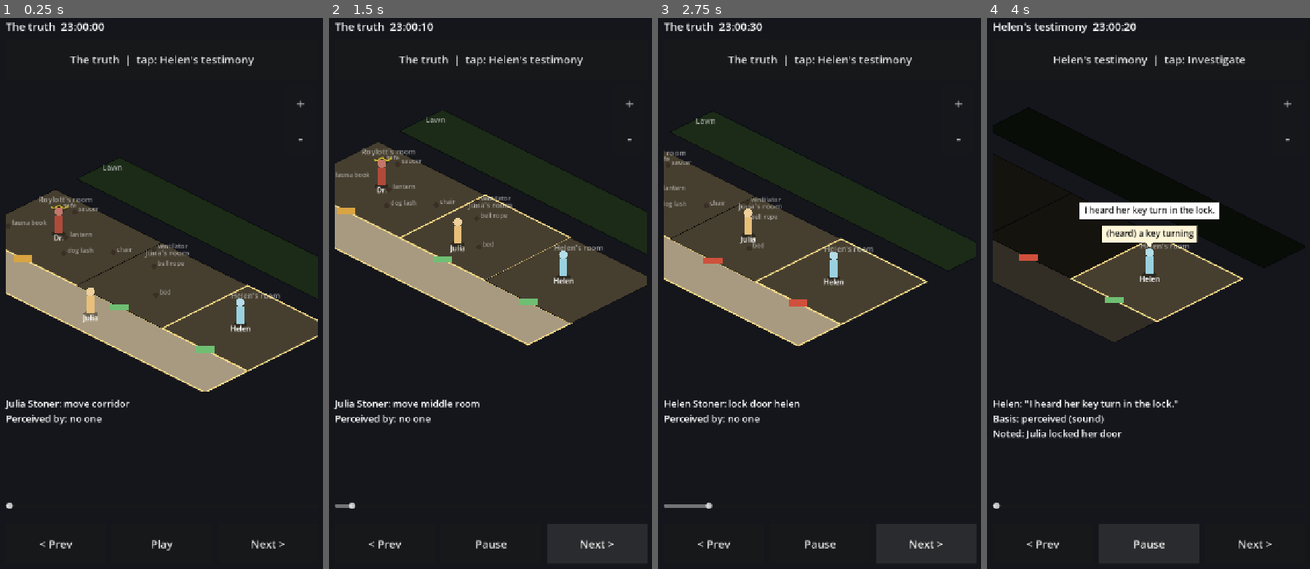
Above: before the commit, frames 1-4 (left to right).
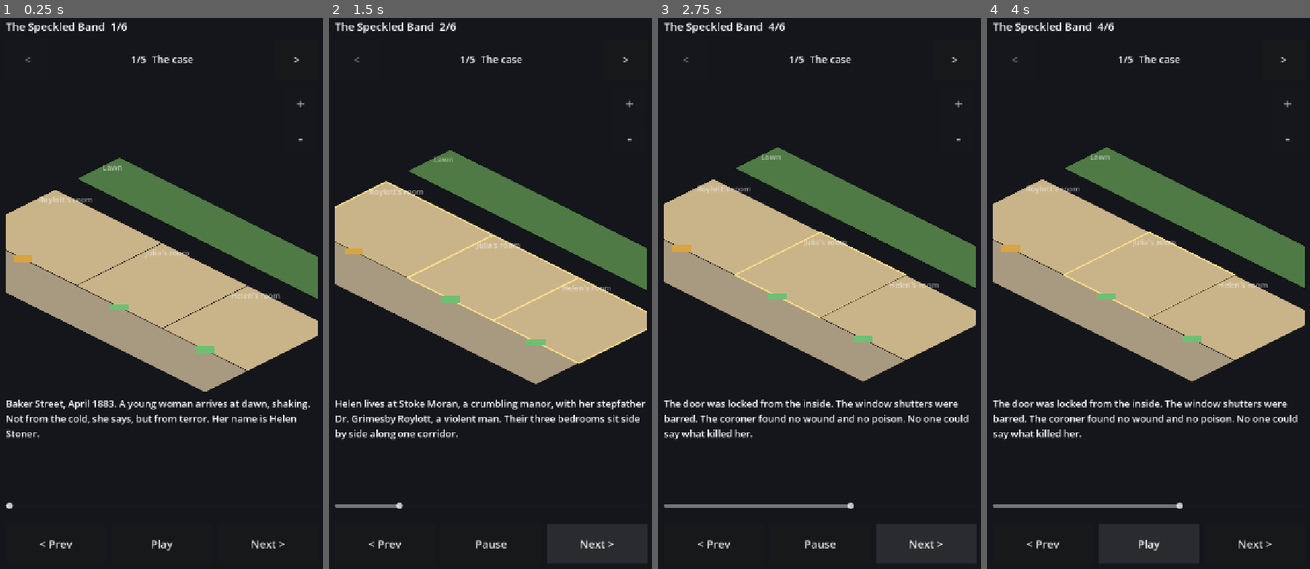
Above: after the commit, the same moments.

Repository: bsmmoon/game-4
Game: Godot game, scene res://main.tscn
Same seed, same stepped clock (60 frames per second), same inputs: the game is played once before the commit and once after it.
Inputs (mouse positions are in pixels of both pictures, inside the frame that each line leads up to):
- Up to frame 1 (0.25 s): no input
- Up to frame 2 (1.5 s): click "Play" at 0.5 s; click "Next >" at 1.25 s
- Up to frame 3 (2.75 s): click "Next >" at 2 s
- Up to frame 4 (4 s): click (1148, 62) at 2.75 s, where only the run before the commit has a clickable "The truth | tap: Helen's test…"; click "Play" (after the commit: "Pause") at 3.5 s

The runs differ from the first frame. In frame 1, 21% of the frame differs, in the area x 1-99%, y 0-77%; in frame 2, 30%, in the area x 1-99%, y 0-90%; in frame 3, 24%; in frame 4, 28%.

Commit message:
Case briefing as the first tab; tabs step both ways, Truth moved last
- case.json: briefing pages (client's story, focus rooms)
- main.gd: brief mode, linear tab bar with < and >, no wrapping
- tests/test_tabs.gd: opening tab, order, ends don't wrap
- docs: briefing section

Co-Authored-By: Claude Opus 5.5 <noreply@anthropic.com>

Diff:
--- a/cases/speckled-band/case.json
+++ b/cases/speckled-band/case.json
@@ -6,6 +6,14 @@
     "format_version": "0.1-proto",
     "scope": "Prototype subset: the night of Julia's death only."
   },
+  "briefing": [
+    { "focus": [], "text": "Baker Street, April 1883. A young woman arrives at dawn, shaking. Not from the cold, she says, but from terror. Her name is Helen Stoner." },
+    { "focus": ["roylott_room", "middle_room", "helen_room"], "text": "Helen lives at Stoke Moran, a crumbling manor, with her stepfather Dr. Grimesby Roylott, a violent man. Their three bedrooms sit side by side along one corridor." },
+    { "focus": ["middle_room"], "text": "Two years ago her twin sister Julia, two weeks before her wedding, died in the middle bedroom. Helen heard her scream in the night, and Julia died within minutes." },
+    { "focus": ["middle_room"], "text": "The door was locked from the inside. The window shutters were barred. The coroner found no wound and no poison. No one could say what killed her." },
+    { "focus": ["middle_room"], "text": "Now Helen is engaged herself, and has been moved into Julia's old room. Last night she heard a low whistle, the same sound Julia heard before she died." },
+    { "focus": [], "text": "Your case: what killed Julia Stoner, who was behind it, and how did it get into a locked room?\n\nHear Helen's testimony, search the house, then Solve. The truth tab replays the real night, so save it for last." }
+  ],
   "verbs": ["move", "lock", "unlock", "open", "sleep", "wake", "light", "climb", "release", "descend", "bite", "strike_match", "scream", "whistle", "shut", "speak", "point", "collapse"],
   "locations": [
     { "id": "roylott_room", "name": "Roylott's room", "light": "dark",
--- a/src/view/main.gd
+++ b/src/view/main.gd
@@ -17,8 +17,8 @@
 const CASE_DIR := "res://cases/speckled-band/"
 const WITNESS := "helen"
 const PLAY_SECONDS := 1.8
-const MODES := ["truth", "testimony", "investigate", "solve"]
-const MODE_NAMES := { "truth": "The truth", "testimony": "Helen's testimony", "investigate": "Investigate", "solve": "Solve", "explain": "Holmes explains" }
+const MODES := ["brief", "testimony", "investigate", "solve", "truth"]
+const MODE_NAMES := { "brief": "The case", "truth": "The truth", "testimony": "Helen's testimony", "investigate": "Investigate", "solve": "Solve", "explain": "Holmes explains" }
 const SEARCH_ROOMS := ["middle_room", "roylott_room"]
 
 var data
@@ -29,8 +29,8 @@
 var deduction
 var layout: Dictionary = {}
 
-var mode := "truth"   # one of MODES
-var steps: Array = [] # truth: event indices; testimony: claim dicts; investigate: room ids
+var mode := "brief"   # one of MODES, or "explain"
+var steps: Array = [] # brief: pages; truth: event indices; testimony: claim dicts; investigate: room ids
 var step := 0
 var playing := false
 var _play_t := 0.0
@@ -39,7 +39,9 @@
 var title: Label
 var caption: Label
 var slider: HSlider
-var mode_btn: Button
+var mode_label: Label
+var mode_prev: Button
+var mode_next: Button
 var play_btn: Button
 var prev_btn: Button
 var next_btn: Button
@@ -59,7 +61,7 @@
 	investigation = Investigation.new(data)
 	deduction = Deduction.new(data, investigation)
 	_build_ui()
-	_set_mode("truth")
+	_set_mode("brief")
 
 
 func _build_ui() -> void:
@@ -80,8 +82,22 @@
 	title = _label(24)
 	title.clip_text = true
 	box.add_child(title)
-	mode_btn = _button("", func(): _set_mode(MODES[(MODES.find(mode) + 1) % MODES.size()]))
-	box.add_child(mode_btn)
+	var tabs := HBoxContainer.new()
+	tabs.add_theme_constant_override("separation", 12)
+	mode_prev = _button("<", func(): _step_mode(-1))
+	mode_prev.size_flags_horizontal = Control.SIZE_FILL
+	mode_prev.custom_minimum_size.x = 96
+	tabs.add_child(mode_prev)
+	mode_label = _label(22)
+	mode_label.size_flags_horizontal = Control.SIZE_EXPAND_FILL
+	mode_label.horizontal_alignment = HORIZONTAL_ALIGNMENT_CENTER
+	mode_label.vertical_alignment = VERTICAL_ALIGNMENT_CENTER
+	tabs.add_child(mode_label)
+	mode_next = _button(">", func(): _step_mode(1))
+	mode_next.size_flags_horizontal = Control.SIZE_FILL
+	mode_next.custom_minimum_size.x = 96
+	tabs.add_child(mode_next)
+	box.add_child(tabs)
 
 	map = MapView.new()
 	map.layout = layout
@@ -158,7 +174,9 @@
 	steps.clear()
 	_notes_open = false
 	selected = ""
-	if mode == "truth":
+	if mode == "brief":
+		steps = data.raw.get("briefing", []).duplicate()
+	elif mode == "truth":
 		for i in timeline.size():
 			steps.append(i)
 	elif mode == "testimony":
@@ -171,10 +189,12 @@
 			steps.append(q.id)
 	else:
 		steps = deduction.explanation.duplicate()
-	var next: String = MODES[(MODES.find(mode) + 1) % MODES.size()]
-	mode_btn.text = "%s  |  tap: %s" % [MODE_NAMES[mode], MODE_NAMES[next]]
+	var at := _mode_index()
+	mode_label.text = "%d/%d  %s" % [at + 1, MODES.size(), MODE_NAMES[mode]]
+	mode_prev.disabled = at == 0
+	mode_next.disabled = at == MODES.size() - 1
 	var searching := mode == "investigate"
-	slider.visible = mode in ["truth", "testimony", "explain"]
+	slider.visible = mode in ["brief", "truth", "testimony", "explain"]
 	prev_btn.text = "< Room" if searching else "< Prev"
 	next_btn.text = "Room >" if searching else "Next >"
 	play_btn.text = "Play"
@@ -182,6 +202,18 @@
 	step = -1
 	slider.set_value_no_signal(0)
 	_show(0)
+
+
+## Tabs run in a line, not a loop: no wrapping past the first or last.
+## Holmes explains sits in Solve's place.
+func _mode_index() -> int:
+	return MODES.find("solve" if mode == "explain" else mode)
+
+
+func _step_mode(dir: int) -> void:
+	var i := _mode_index() + dir
+	if i >= 0 and i < MODES.size():
+		_set_mode(MODES[i])
 
 
 func _go(dir: int) -> void:
@@ -231,7 +263,9 @@
 		return
 	step = i
 	slider.set_value_no_signal(i)
-	if mode == "truth":
+	if mode == "brief":
+		_show_brief(steps[i])
+	elif mode == "truth":
 		_show_truth(steps[i])
 	elif mode == "testimony":
 		_show_claim(steps[i])
@@ -254,6 +288,26 @@
 
 
 # --- frames ---------------------------------------------------------------
+
+## The client's story: the house as it stands, no people, nothing given away.
+func _show_brief(page: Dictionary) -> void:
+	var focus: Array = page.get("focus", [])
+	var start = timeline.state_before(0)
+	var f := { "rooms": {}, "doors": {}, "actors": [], "bubbles": [], "objects": [] }
+	var around: Array = focus if not focus.is_empty() else layout.spots.keys()
+	var c := Vector2.ZERO
+	for id in around:
+		c += _spot(id)
+	f.center = c / around.size()
+	for id in layout.rooms:
+		f.rooms[id] = { "lit": true, "known": true, "focus": focus.has(id), "name": data.locations[id].name }
+	for oid in start.objects:
+		if start.objects[oid].has("door") and oid.begins_with("door_"):
+			f.doors[oid] = start.objects[oid].door
+	title.text = "%s  %d/%d" % [data.raw.meta.title, step + 1, steps.size()]
+	caption.text = page.text
+	map.set_frame(f)
+
 
 func _show_truth(ei: int) -> void:
 	map.set_frame(_truth_frame(ei))
--- /dev/null
+++ b/tests/test_tabs.gd
@@ -0,0 +1,41 @@
+extends SceneTree
+# Opens on the case briefing; tabs step both ways and stop at the ends.
+# Needs a display: godot --path . --disable-vsync --fixed-fps 30 -s tests/test_tabs.gd
+var fails := 0
+
+func _initialize():
+	var m = load("res://main.tscn").instantiate()
+	root.add_child(m)
+	for i in 30:
+		await process_frame
+	_check(m.mode == "brief" and m.steps.size() == 6, "opens on the briefing")
+	_check(m.caption.text.contains("Helen Stoner"), "briefing introduces the client")
+	_check(m.mode_prev.disabled and not m.mode_next.disabled, "first tab: back disabled")
+	await _shot(m, "brief_0")
+	m._go(1)
+	m._go(1)
+	await _shot(m, "brief_2")
+	m.mode_prev.pressed.emit()
+	_check(m.mode == "brief", "back from the first tab does not wrap")
+	var seen := []
+	for i in 4:
+		m.mode_next.pressed.emit()
+		seen.append(m.mode)
+	_check(seen == ["testimony", "investigate", "solve", "truth"], "forward order %s" % [seen])
+	_check(m.mode_next.disabled, "last tab: forward disabled")
+	m.mode_prev.pressed.emit()
+	_check(m.mode == "solve", "back from truth goes to solve")
+	print("FAILS: %d" % fails)
+	quit(1 if fails else 0)
+
+
+func _check(ok: bool, what: String) -> void:
+	print(("ok   " if ok else "FAIL ") + what)
+	if not ok:
+		fails += 1
+
+
+func _shot(_m, name: String) -> void:
+	for i in 40:
+		await process_frame
+	root.get_texture().get_image().save_png("/tmp/g4_%s.png" % name)
Not shown, changed: docs/case-format.md
